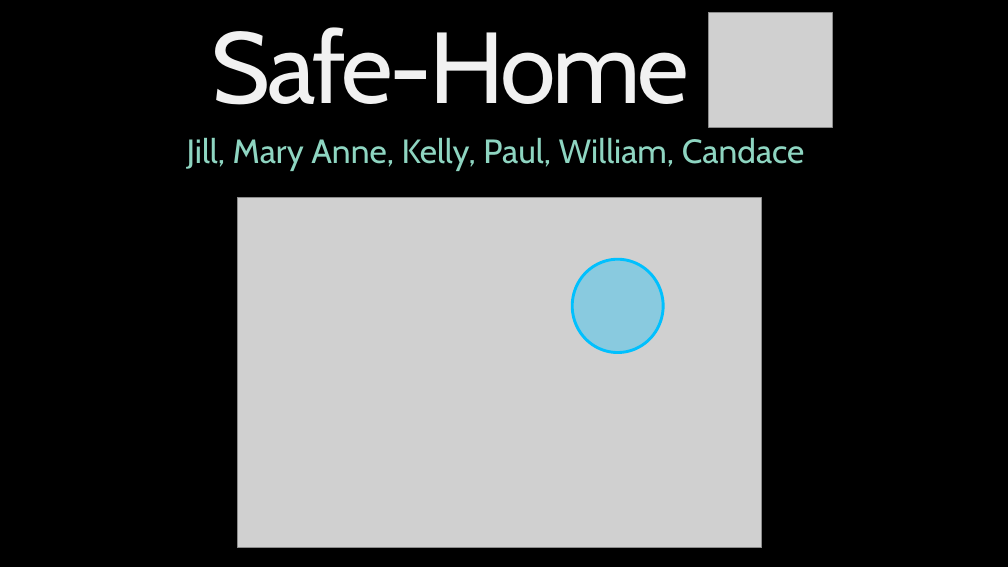
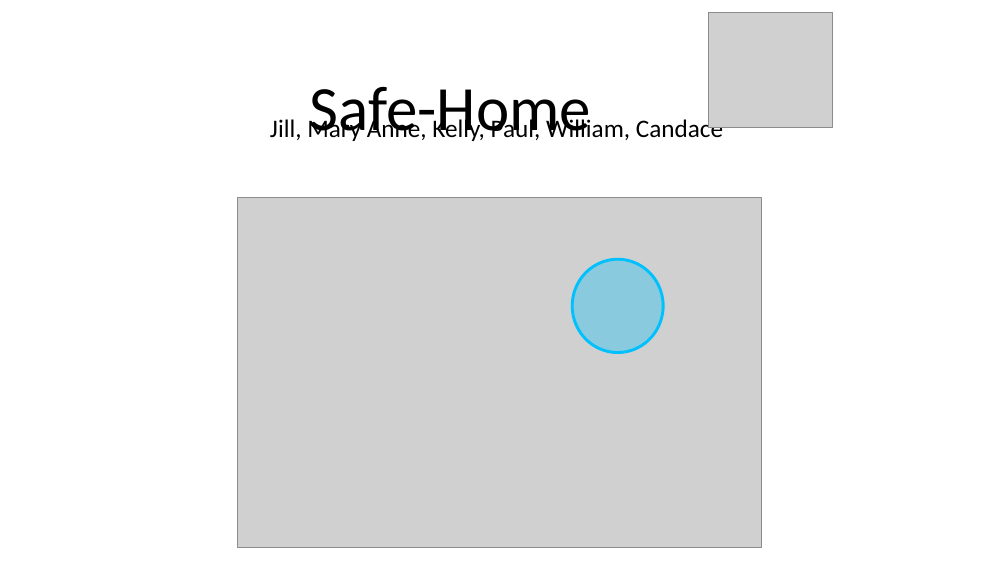
Before and after one commit to kjlyon/safe-house, a slide deck: slide 1 of IoT-Hackathon-presentation.pptx. Drawn at 1008x567 pixels with LibreOffice and Linux fonts; fonts in the diff are those of the drawing; grey boxes stand for pictures; background and template pictures are left out. Boxes give left, top, right and bottom in pixels: in the first picture for what was removed or moved away, otherwise in the second. Text is boxed around its words. In the diff, an @@ line names an element or a change of style, - is before the commit and + after.

```diff
--- a/IoT-Hackathon-presentation.pptx
+++ b/IoT-Hackathon-presentation.pptx
@@ background picture (left out) to #FFFFFF @@
@@ title "Safe-Home" at (310, 87, 591, 141): size 96 to 60 pt, font Cabin to Calibri, text colour gradient #FFFFFF to #F1F1F1 to #E3E3E3 to #000000, letter spacing -3 to 0 pt; vertical alignment top to bottom @@
@@ subtitle "Jill, Mary Anne, Kelly, Paul, ..." at (270, 116, 723, 141): size 32 to 24 pt, font Cabin to Calibri, text colour gradient #99D9C7 to #8ED5C1 to #BBE6DA to #FFFFFF to #000000; vertical alignment bottom to top @@
```
Also in this commit, not shown: 2 other slides changed, 5 slides added, 5 slides removed, 1 other file.
